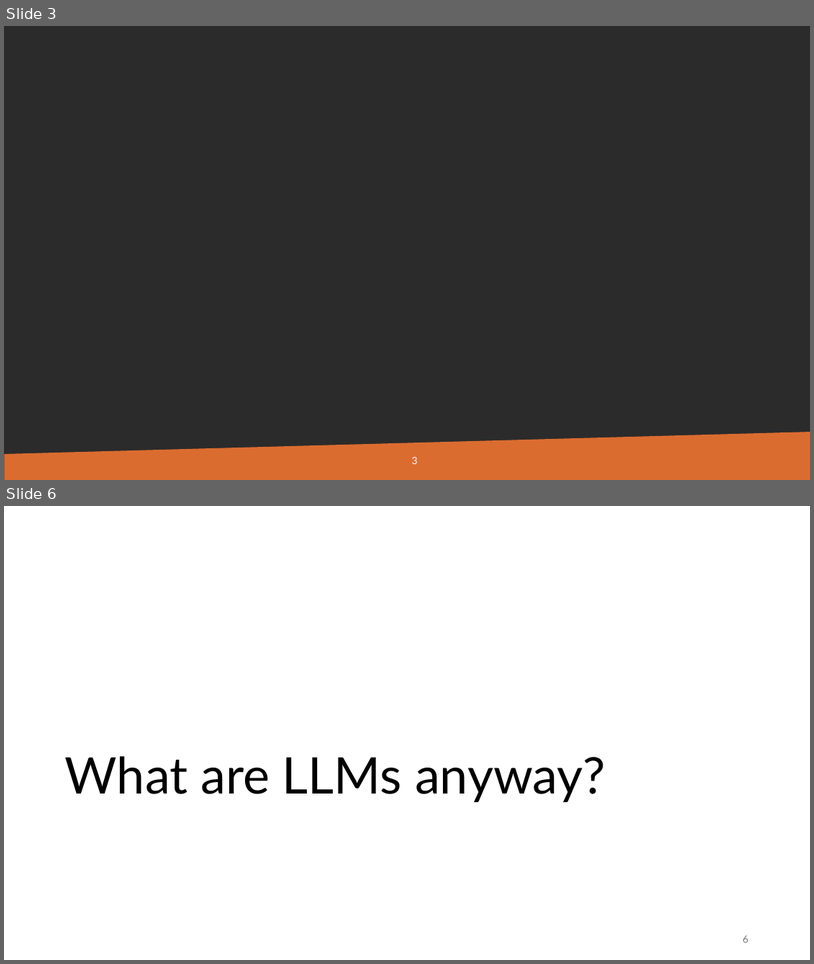
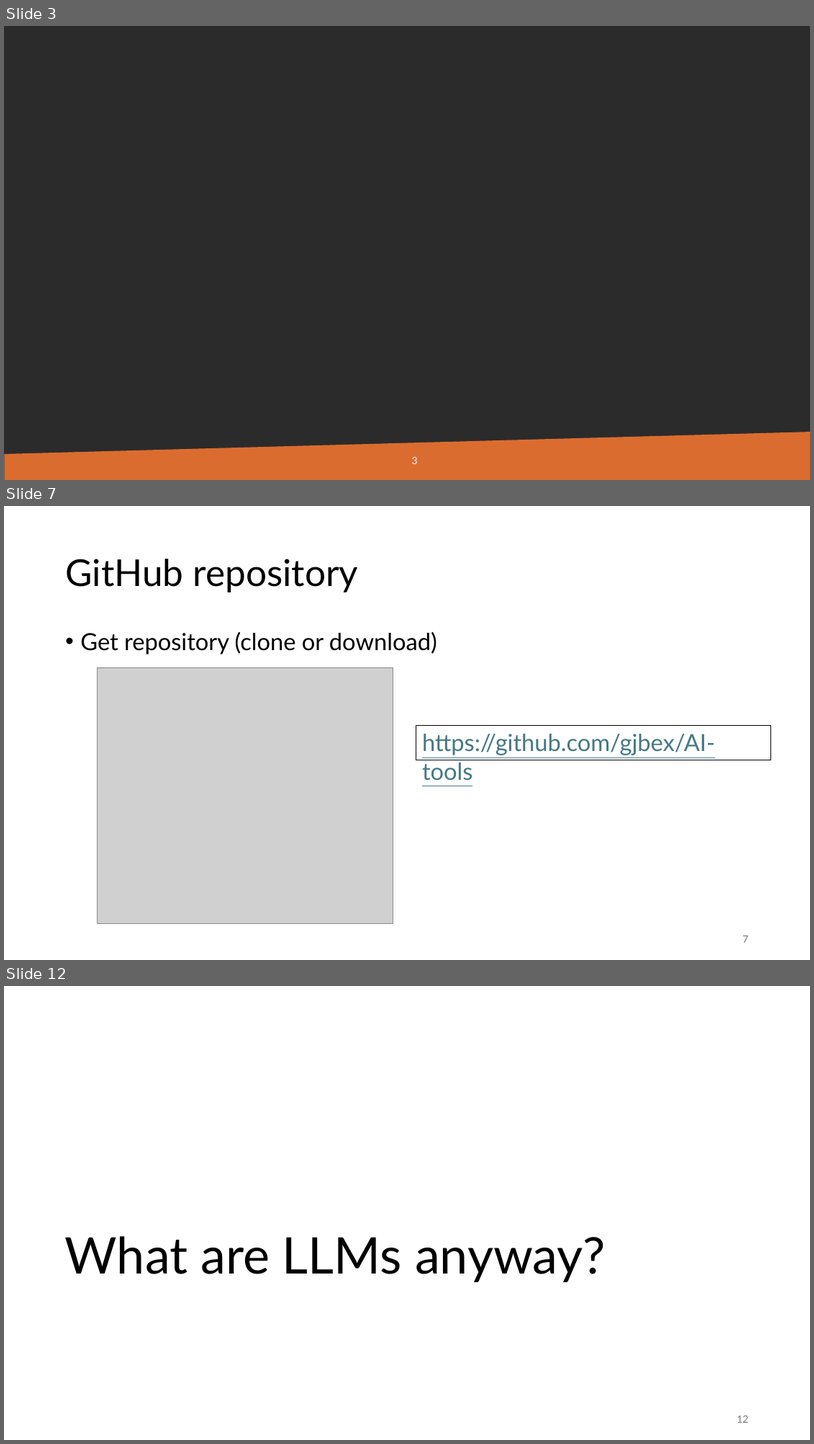
Before and after one commit to gjbex/Deploying-LLMs-locally, a slide deck: local_LLMs.pptx. Shown one above the other, each under a label of ours: slides 3 and 6 before the commit, slides 3, 7 and 12 after it; the slides between them are not shown. The pictures are 814x964 and 814x1444 pixels, drawn with LibreOffice and Linux fonts; fonts in the diff are those of the drawing; grey boxes stand for pictures; background and template pictures are left out; a plain dark background stands for a picture behind light text. Boxes give left, top, right and bottom in pixels: in the first picture for what was removed or moved away, otherwise in the second. Text is boxed around its words. In the diff, an @@ line names an element or a change of style, - is before the commit and + after.

```diff
--- a/local_LLMs.pptx
+++ b/local_LLMs.pptx
@@ slide 7 added at (x1=4, y1=506, x2=810, y2=960), background #FFFFFF @@
@@ title added at (x1=65, y1=559, x2=359, y2=592), 44 pt, text #000000 @@
+GitHub repository
@@ text added at (x1=80, y1=632, x2=437, y2=654), 28 pt, text #000000 @@
+• Get repository (clone or download)
@@ picture added at (x1=97, y1=667, x2=393, y2=924) @@
@@ rectangle added at (x1=417, y1=725, x2=771, y2=759), outline #000000 0.75 pt, 28 pt, text #467886, underline @@
+https://github.com/gjbex/AI-tools
@@ page number added at (x1=743, y1=935, x2=748, y2=942), 12 pt, text #797979 @@
+7
@@ what was slide 6 is now slide 12 @@
@@ page number at (x1=737, y1=1415, x2=748, y2=1422): text changed @@
-6
+12
```
Also in this commit, not shown: 3 slides changed, 6 other slides added, 1 slide removed.
